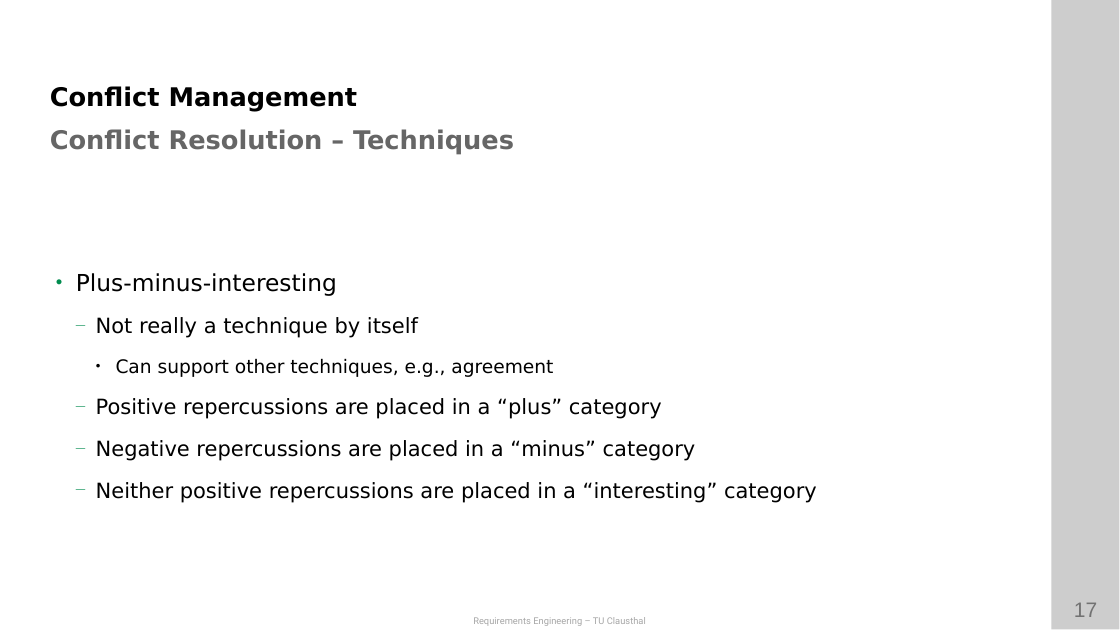
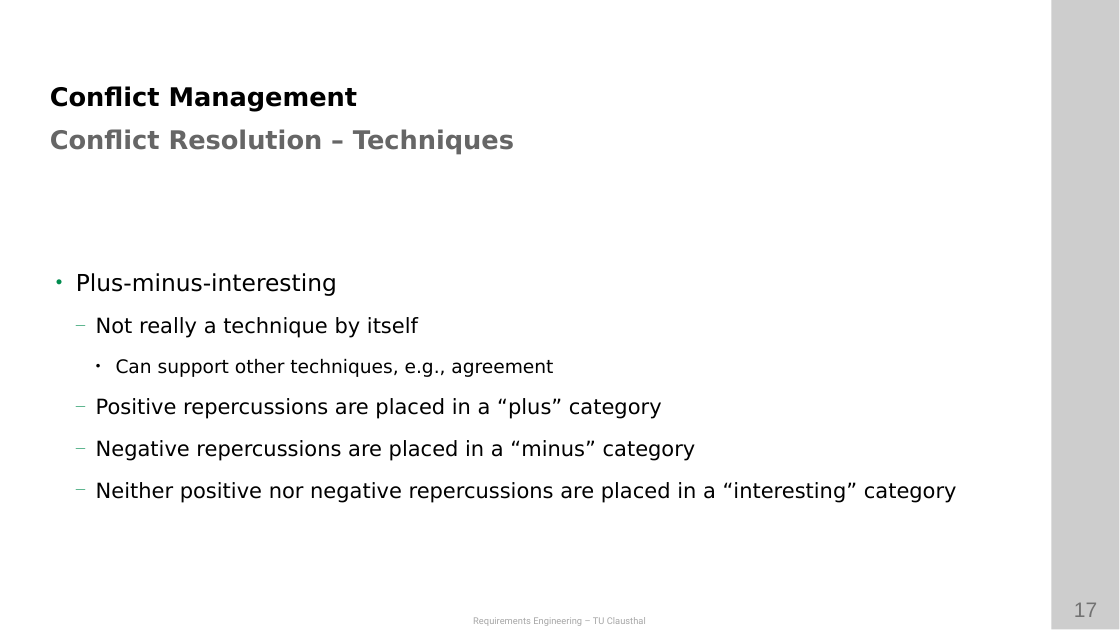
Before and after one commit to ETCE-LAB/teaching-material, a slide deck: slide 17 of Requirements-Engineering/RE-L05-Negotiation.pptx. Drawn at 1120x630 pixels with LibreOffice and Linux fonts; fonts in the diff are those of the drawing; background and template pictures are left out. Boxes give left, top, right and bottom in pixels: in the first picture for what was removed or moved away, otherwise in the second. Text is boxed around its words. In the diff, an @@ line names an element or a change of style, - is before the commit and + after.

```diff
--- a/Requirements-Engineering/RE-L05-Negotiation.pptx
+++ b/Requirements-Engineering/RE-L05-Negotiation.pptx
@@ text at <box>96,482,957,503</box>: text changed @@
-  — Neither positive repercussions are placed in a “interesting” category
+  — Neither positive nor negative repercussions are placed in a “interesting” category
```
Also in this commit, not shown: 1 other slide changed, 5 other files.
